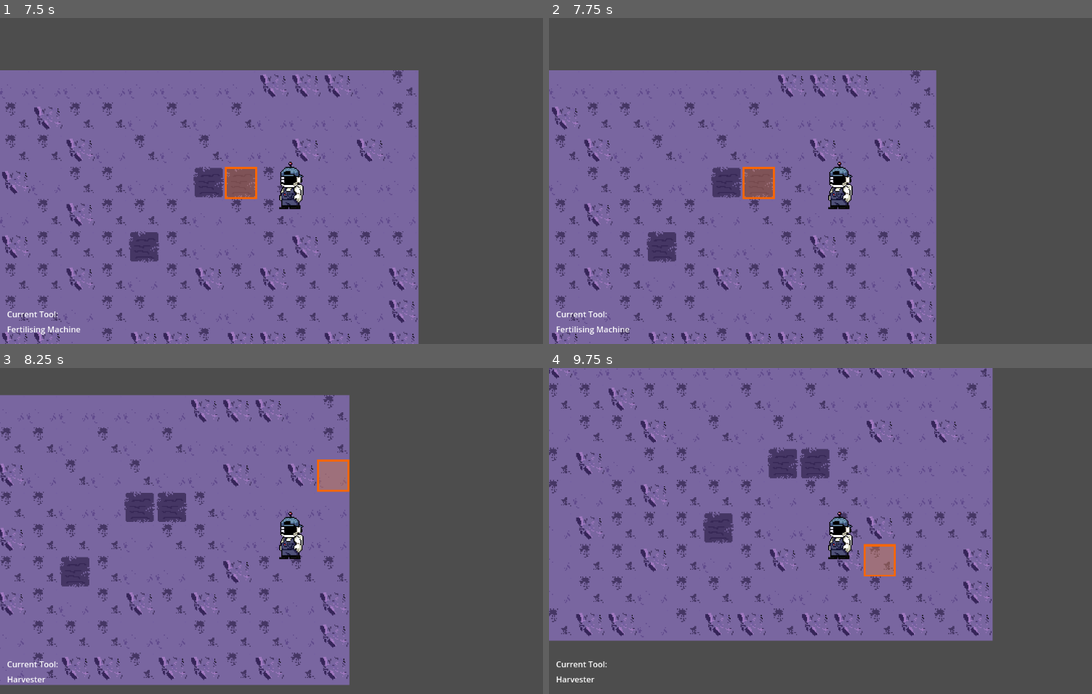
Above: before the commit, frames 1-4 (two rows, left to right).
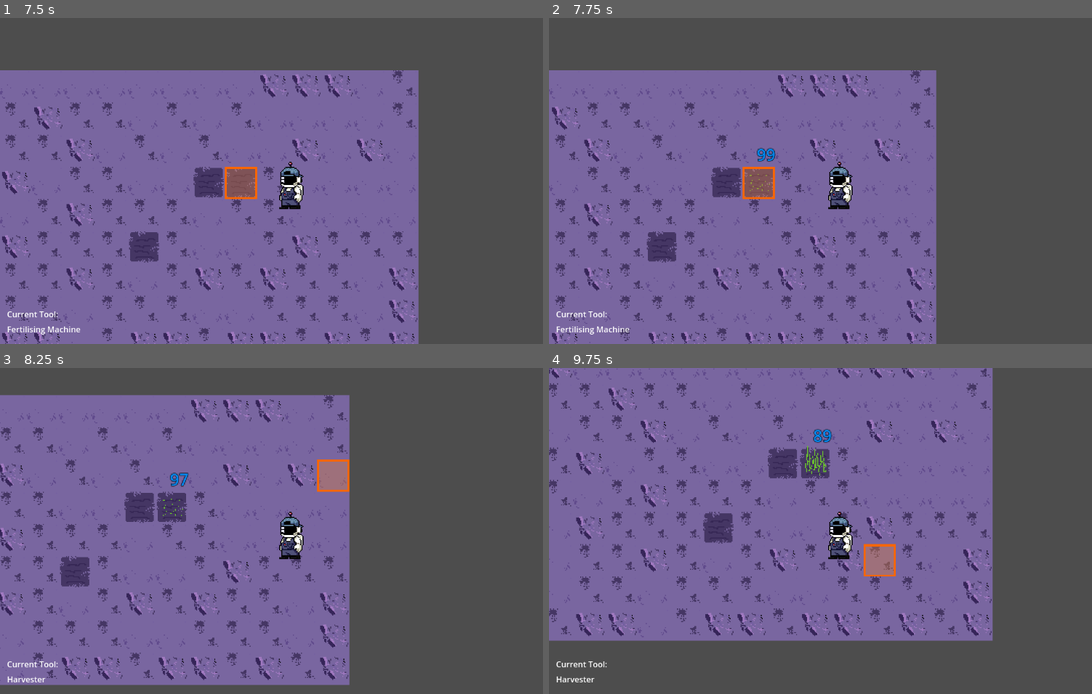
Above: after the commit, the same moments.

Repository: DevFTB/Moonbeam-Meadows
Game: Godot game, scene res://Level/moon.tscn
Same seed, same stepped clock (60 frames per second), same inputs: the game is played once before the commit and once after it.
Inputs (mouse positions are in pixels of both pictures, inside the frame that each line leads up to):
- Up to frame 1 (7.5 s): tap Enter at 0.5 s; move the mouse to (418, 164) at 0.52 s; press the mouse at (418, 164) at 0.53 s; hold D (move_right) 0.53-1.28 s; move the mouse to (173, 197) at 1.27 s; release the mouse at (173, 197) at 1.28 s; hold S (move_down) 1.28-2.03 s; tap 1 (select_tool1) at 1.35, 5.85 s; click (173, 197) at 1.55 s; move the mouse to (347, 109) at 2.02 s; hold D (move_right) 2.03-2.78 s; hold 2 (select_tool2) 2.03-2.78 s; click (347, 109) at 2.3 s; move the mouse to (260, 246) at 2.77 s; hold W (move_up) 2.78-3.53 s; tap 3 (select_tool3) at 2.85, 7.35 s; click (260, 246) at 3.05 s; move the mouse to (466, 229) at 3.52 s; hold 4 (select_tool4) 3.53-4.28 s; hold A (move_left) 3.53-5.03 s; click (466, 229) at 3.8 s; move the mouse to (114, 132) at 4.27 s; click (114, 132) at 4.35 s; move the mouse to (320, 181) at 5.02 s; press the mouse at (320, 181) at 5.03 s; hold S (move_down) 5.03-5.78 s; move the mouse to (200, 99) at 5.77 s; release the mouse at (200, 99) at 5.78 s; hold D (move_right) 5.78-6.53 s; click (200, 99) at 6.05 s; move the mouse to (418, 164) at 6.52 s; hold W (move_up) 6.53-7.28 s; hold 2 (select_tool2) 6.53-7.28 s; click (418, 164) at 6.8 s; move the mouse to (173, 197) at 7.27 s; hold D (move_right) from 7.28 s (still down)
- Up to frame 2 (7.75 s): keep holding D (move_right); click (722, 197) at 7.55 s
- Up to frame 3 (8.25 s): move the mouse to (347, 459) at 8.02 s; release D (move_right) at 8.03 s; hold S (move_down) from 8.03 s (still down); hold 4 (select_tool4) from 8.03 s (still down)
- Up to frame 4 (9.75 s): click (896, 459) at 8.3 s; move the mouse to (809, 596) at 8.77 s; release S (move_down) at 8.78 s; release 4 (select_tool4) at 8.78 s; hold A (move_left) 8.78-9.53 s; click (809, 596) at 8.85 s; move the mouse to (1015, 579) at 9.52 s; press the mouse at (1015, 579) at 9.53 s; hold W (move_up) from 9.53 s (still down)

Frame 1 is identical in both runs. In frame 2, 0.1% of the frame differs, in the area x 36-42%, y 39-54%; in frame 3, 0.1%; in frame 4, 0.2%, in the area x 47-53%, y 18-33%.

Commit message:
added crop planting

Diff:
--- /dev/null
+++ b/Level/CropResource.gd
@@ -0,0 +1,15 @@
+extends Resource
+class_name CropResource
+
+@export var crop_name = "Crop"
+
+@export_subgroup("Entity")
+#CropEntity
+@export var amount_of_stages = 3
+@export var stage_textures : Array[Texture2D]
+@export var rate_of_growth : float = 1
+@export var dehydration_rate : float = 0.05
+
+@export_subgroup("Item")
+@export var seed_texture : Texture2D
+@export var item_texture : Texture2D
--- /dev/null
+++ b/Level/Crops/CropEntity.gd
@@ -0,0 +1,39 @@
+extends Node2D
+
+@export var crop : CropResource = null
+
+var current_stage = 0
+
+var water_level = 1.0
+
+# Called when the node enters the scene tree for the first time.
+func _ready():
+	set_crop(crop)
+	pass # Replace with function body.
+
+
+# Called every frame. 'delta' is the elapsed time since the previous frame.
+func _process(delta):
+	if water_level > 0:
+		water_level -= crop.dehydration_rate * delta
+		if water_level < 0:
+			water_level = 0
+	$WaterLabel.text = "%.0f" % (water_level * 100)
+	pass
+
+func set_crop(crop: CropResource):
+	self.crop = crop
+	if crop != null:
+		$Sprite2D.texture = crop.stage_textures[0]
+		current_stage = 0
+
+func increment_stage():
+	if current_stage < crop.amount_of_stages - 1:
+		current_stage += 1
+		$Sprite2D.texture = crop.stage_textures[current_stage]
+	pass
+
+
+func _on_growth_timer_timeout():
+	increment_stage()
+	pass # Replace with function body.
--- /dev/null
+++ b/Level/Crops/crop_entity.tscn
@@ -0,0 +1,32 @@
+[gd_scene load_steps=4 format=3 uid="uid://dvcxigp1btgot"]
+
+[ext_resource type="Script" path="res://Level/Crops/CropEntity.gd" id="1_74xqp"]
+[ext_resource type="Texture2D" uid="uid://klmhj7adxkvh" path="res://Level/crop_spritesheet.png" id="2_f08aq"]
+
+[sub_resource type="LabelSettings" id="LabelSettings_702a0"]
+font_color = Color(0.0196078, 0.568627, 1, 1)
+outline_size = 2
+outline_color = Color(0, 0, 0, 1)
+
+[node name="CropEntity" type="Node2D"]
+script = ExtResource("1_74xqp")
+
+[node name="Sprite2D" type="Sprite2D" parent="."]
+texture = ExtResource("2_f08aq")
+centered = false
+offset = Vector2(-16, -48)
+
+[node name="GrowthTimer" type="Timer" parent="."]
+wait_time = 2.0
+autostart = true
+
+[node name="WaterLabel" type="Label" parent="."]
+z_index = 1
+offset_left = -2.0
+offset_top = -40.0
+offset_right = 38.0
+offset_bottom = -14.0
+text = "10"
+label_settings = SubResource("LabelSettings_702a0")
+
+[connection signal="timeout" from="GrowthTimer" to="." method="_on_growth_timer_timeout"]
--- /dev/null
+++ b/Level/Crops/moon_wheat.tres
@@ -0,0 +1,23 @@
+[gd_resource type="Resource" script_class="CropResource" load_steps=6 format=3 uid="uid://dul251cg8kghb"]
+
+[ext_resource type="Script" path="res://Level/CropResource.gd" id="1_uesbj"]
+[ext_resource type="Texture2D" uid="uid://klmhj7adxkvh" path="res://Level/crop_spritesheet.png" id="2_kng6a"]
+
+[sub_resource type="AtlasTexture" id="AtlasTexture_h3e4s"]
+atlas = ExtResource("2_kng6a")
+region = Rect2(0, 0, 32, 64)
+
+[sub_resource type="AtlasTexture" id="AtlasTexture_5y8v1"]
+atlas = ExtResource("2_kng6a")
+region = Rect2(32, 0, 32, 64)
+
+[sub_resource type="AtlasTexture" id="AtlasTexture_5rlhg"]
+atlas = ExtResource("2_kng6a")
+region = Rect2(64, 0, 32, 64)
+
+[resource]
+script = ExtResource("1_uesbj")
+crop_name = "Moon Wheat"
+amount_of_stages = 3
+stage_textures = Array[Texture2D]([SubResource("AtlasTexture_h3e4s"), SubResource("AtlasTexture_5y8v1"), SubResource("AtlasTexture_5rlhg")])
+rate_of_growth = 1.0
--- a/Level/Level.gd
+++ b/Level/Level.gd
@@ -1,8 +1,14 @@
 extends TileMap
 
+var crop_entity_scene = preload("res://Level/Crops/crop_entity.tscn")
+
+@export var crops : Array[CropResource] = []
+
+var crop_map = {}
 
 # Called when the node enters the scene tree for the first time.
 func _ready():
+	$Player/InventoryComponent.add_seed(crops[0], 5)
 	pass # Replace with function body.
 
 
@@ -10,6 +16,28 @@
 func _process(delta):
 	pass
 
+func get_entity_at_grid(grid_position : Vector2i):
+	return crop_map.get(grid_position)
+
+func plant_land(grid_position : Vector2i, crop: CropResource):
+	# check if land is plantable
+	var tile_data = get_cell_tile_data(0, grid_position)
+	if tile_data != null and tile_data.get_custom_data("farmland") and get_entity_at_grid(grid_position) == null:
+		# create crop entity
+		var crop_entity  = crop_entity_scene.instantiate()
+
+		crop_entity.set_crop(crop)
+		crop_entity.position = map_to_local(grid_position)
+
+		$Entities.add_child(crop_entity)
+
+		crop_map[grid_position] = crop_entity
+
+	# charge inventory
+		return true
+	else:
+		return false
+	pass
 
 func till_land(grid_position : Vector2i):
 	var tile_data = get_cell_tile_data(0, grid_position)
--- a/Level/moon.tscn
+++ b/Level/moon.tscn
@@ -1,10 +1,12 @@
-[gd_scene load_steps=9 format=3 uid="uid://gxslbfw5ud7q"]
+[gd_scene load_steps=11 format=3 uid="uid://gxslbfw5ud7q"]
 
 [ext_resource type="TileSet" uid="uid://dsntvsfcov3kf" path="res://Level/moon_tileset.tres" id="1_7871s"]
 [ext_resource type="SpriteFrames" uid="uid://batd5fcqiq2fx" path="res://Player/player_sprite_frames.tres" id="2_373r8"]
 [ext_resource type="Script" path="res://Player/Player.gd" id="2_p03jk"]
 [ext_resource type="Script" path="res://Level/Level.gd" id="2_qn437"]
+[ext_resource type="Resource" uid="uid://dul251cg8kghb" path="res://Level/Crops/moon_wheat.tres" id="3_g61yd"]
 [ext_resource type="Script" path="res://GUI/ToolGUI.gd" id="4_i0hmv"]
+[ext_resource type="Script" path="res://Player/InventoryComponent.gd" id="5_0ppol"]
 [ext_resource type="Script" path="res://Level/SelectionMarker.gd" id="5_7l4a3"]
 [ext_resource type="Texture2D" uid="uid://duwmw3oitb6i5" path="res://Player/selection_marker.png" id="5_jbcsb"]
 
@@ -15,8 +17,12 @@
 [node name="Moon" type="TileMap"]
 tile_set = ExtResource("1_7871s")
 format = 2
+layer_0/name = "ground"
 layer_0/tile_data = PackedInt32Array(0, 65536, 0, 1, 131072, 0, 2, 0, 0, 3, 0, 0, 4, 0, 0, 5, 0, 0, 6, 0, 0, 7, 0, 0, 8 …(2097 unchanged characters)…
 script = ExtResource("2_qn437")
+crops = Array[Resource("res://Level/CropResource.gd")]([ExtResource("3_g61yd")])
+
+[node name="Entities" type="Node2D" parent="."]
 
 [node name="Player" type="CharacterBody2D" parent="."]
 position = Vector2(234, 110)
@@ -31,6 +37,9 @@
 
 [node name="AnimatedSprite2D" type="AnimatedSprite2D" parent="Player"]
 sprite_frames = ExtResource("2_373r8")
+
+[node name="InventoryComponent" type="Node" parent="Player"]
+script = ExtResource("5_0ppol")
 
 [node name="CanvasLayer" type="CanvasLayer" parent="."]
 
--- a/Level/moon_tileset.tres
+++ b/Level/moon_tileset.tres
@@ -3,6 +3,7 @@
 [ext_resource type="Texture2D" uid="uid://blhedjwfhypws" path="res://Level/level_spritesheety.png" id="1_ixll4"]
 
 [sub_resource type="TileSetAtlasSource" id="TileSetAtlasSource_m3asn"]
+resource_name = "ground_atlas"
 texture = ExtResource("1_ixll4")
 texture_region_size = Vector2i(32, 32)
 2:0/0 = 0
--- /dev/null
+++ b/Player/InventoryComponent.gd
@@ -0,0 +1,49 @@
+extends Node
+
+# items don't get used up
+@export var cheat_mode = true
+
+@export var inventory_size = 5
+
+# -1 means infinite stack size.
+@export var stack_size = -1
+
+var inventory = {}
+
+var selected_crop = null
+
+# Called when the node enters the scene tree for the first time.
+func _ready():
+	pass # Replace with function body.
+
+func add_seed(crop: CropResource, amount : int):
+	if inventory.has(crop):
+		inventory[crop] += amount
+	else:
+		inventory[crop] = amount
+
+	if selected_crop == null:
+		selected_crop = inventory.keys().front()
+
+func spend_seed(crop: CropResource, amount : int = 1):
+	if inventory.has(crop):
+		inventory[crop] -= amount
+
+		if inventory[crop] <= 0:
+			inventory.erase(crop)
+
+			if selected_crop == crop:
+				selected_crop = null
+	else:
+		print("warning: tried to spend seed that was not in inventory.")
+	pass
+
+func add_produce(crop: CropResource, amount : int):
+	pass
+
+func get_selected_item():
+	return selected_crop
+
+# Called every frame. 'delta' is the elapsed time since the previous frame.
+func _process(delta):
+	pass
--- a/Player/Player.gd
+++ b/Player/Player.gd
@@ -31,6 +31,10 @@
 	match(current_tool):
 		Tool.TILL:
 			get_parent().till_land(grid_position)
+		Tool.FERTILISE:
+			if $InventoryComponent.get_selected_item() != null:
+				if get_parent().plant_land(grid_position, $InventoryComponent.get_selected_item()):
+					$InventoryComponent.spend_seed($InventoryComponent.get_selected_item())
 	pass
 
 func _input(event):
Binary file added: Level/crop_spritesheet.png
Not shown, added: Level/crop_spritesheet.png.import
